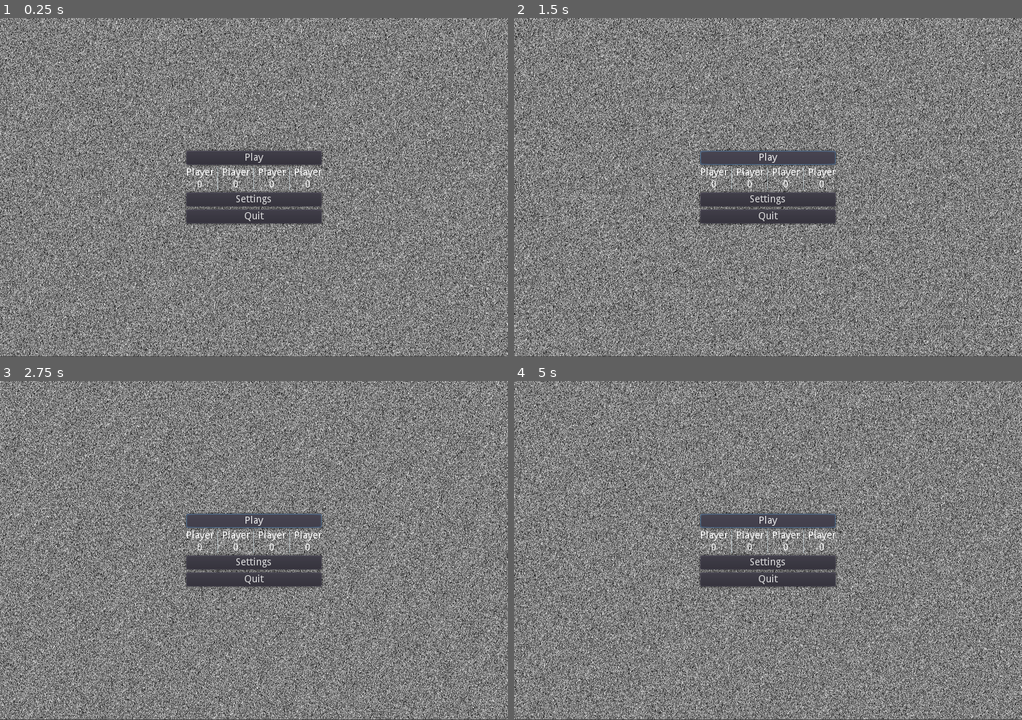
Above: before the commit, frames 1-4 (two rows, left to right).
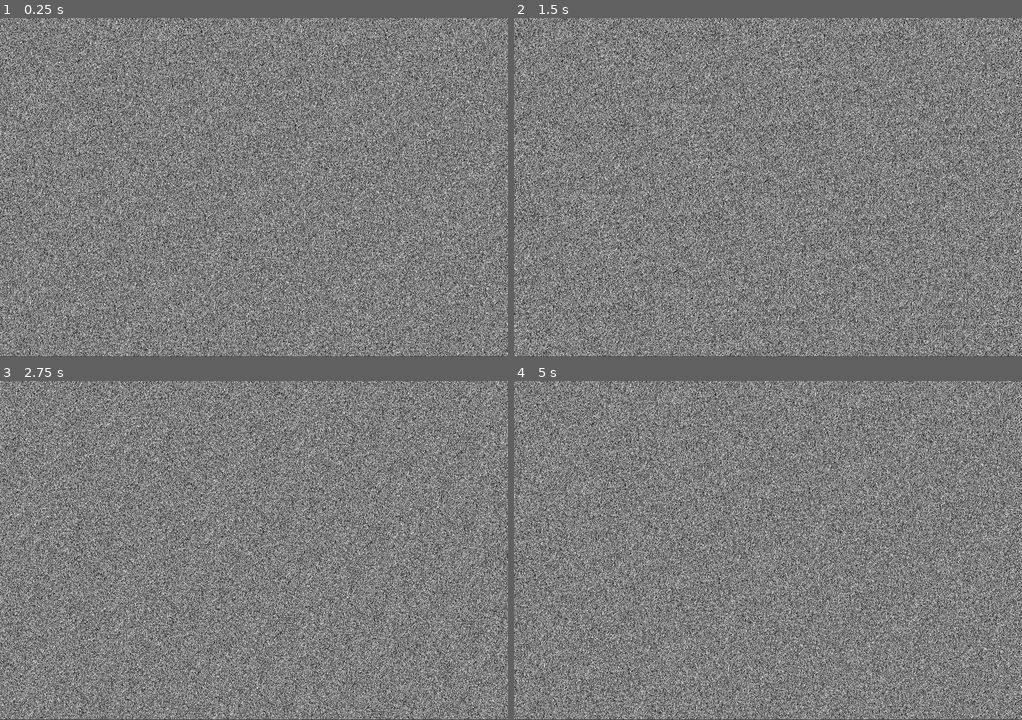
Above: after the commit, the same moments.

Repository: ssj71/nonlinearsnowballfight
Game: Godot game, scene res://Main.tscn
Two runs of this game, one before a commit and one after it. Both use one fixed random seed, a clock stepped at 60 frames per second and the inputs below.
Inputs (mouse positions are in pixels of both pictures, inside the frame that each line leads up to):
- Up to frame 1 (0.25 s): no input
- Up to frame 2 (1.5 s): click (768, 156) at 0.5 s, where only the run before the commit has a clickable "Play"; click (768, 156) at 1.25 s, where only the run before the commit has a clickable "Play"
- Up to frame 3 (2.75 s): hold Right from 2.03 s (still down); tap Space at 2.27 s
- Up to frame 4 (5 s): release Right at 2.78 s; hold Down 2.78-3.53 s; tap Space at 3.02 s; hold Right 3.53-4.28 s; hold Up from 4.28 s (still down)

The runs differ from the first frame. In frame 1, 3.5% of the frame differs, in the area x 36-64%, y 38-62%; in frame 2, 3.4%; in frame 3, 3.5%; in frame 4, 3.5%.
Error after the commit: Attempt to call function 'instance' in base 'null instance' on a null instance. (res://Main.gd:14)

Commit message:
menu cb

Diff:
--- a/menu.tscn
+++ b/menu.tscn
@@ -1,8 +1,10 @@
-[gd_scene load_steps=2 format=2]
-
-[ext_resource path="res://TitlePortable.svg" type="Texture" id=1]
+[gd_scene load_steps=3 format=2]
+
+[ext_resource path="res://menu.gd" type="Script" id=1]
+[ext_resource path="res://TitlePortable.svg" type="Texture" id=2]
 
 [node name="Node2D" type="Node2D"]
+script = ExtResource( 1 )
 
 [node name="CenterContainer" type="CenterContainer" parent="."]
 anchor_left = 0.0
@@ -25,10 +27,10 @@
 anchor_top = 0.0
 anchor_right = 0.0
 anchor_bottom = 0.0
-margin_left = 264.0
-margin_top = 186.0
-margin_right = 456.0
-margin_bottom = 293.0
+margin_left = 213.0
+margin_top = 177.0
+margin_right = 506.0
+margin_bottom = 302.0
 rect_pivot_offset = Vector2( 0, 0 )
 rect_clip_content = false
 mouse_filter = 1
@@ -42,7 +44,7 @@
 anchor_top = 0.0
 anchor_right = 0.0
 anchor_bottom = 0.0
-margin_right = 192.0
+margin_right = 293.0
 rect_pivot_offset = Vector2( 0, 0 )
 rect_clip_content = false
 mouse_filter = 0
@@ -56,16 +58,15 @@
 anchor_top = 0.0
 anchor_right = 0.0
 anchor_bottom = 0.0
-margin_left = 96.0
-margin_right = 396.0
-margin_bottom = 150.0
+margin_left = 146.0
+margin_right = 146.0
 rect_pivot_offset = Vector2( 0, 0 )
 rect_clip_content = false
 mouse_filter = 1
 mouse_default_cursor_shape = 0
 size_flags_horizontal = 4
 size_flags_vertical = 4
-texture = ExtResource( 1 )
+texture = ExtResource( 2 )
 expand = true
 stretch_mode = 0
 
@@ -75,8 +76,8 @@
 anchor_right = 0.0
 anchor_bottom = 0.0
 margin_top = 4.0
-margin_right = 192.0
-margin_bottom = 107.0
+margin_right = 293.0
+margin_bottom = 125.0
 rect_pivot_offset = Vector2( 0, 0 )
 rect_clip_content = false
 mouse_filter = 1
@@ -85,13 +86,32 @@
 size_flags_vertical = 8
 alignment = 0
 
+[node name="hint" type="Label" parent="CenterContainer/VBoxContainer2/VBoxContainer"]
+anchor_left = 0.0
+anchor_top = 0.0
+anchor_right = 0.0
+anchor_bottom = 0.0
+margin_right = 293.0
+margin_bottom = 14.0
+rect_pivot_offset = Vector2( 0, 0 )
+rect_clip_content = false
+mouse_filter = 2
+mouse_default_cursor_shape = 0
+size_flags_horizontal = 1
+size_flags_vertical = 4
+text = "Press shoot (spacebar, left shift) to join game!"
+percent_visible = 1.0
+lines_skipped = 0
+max_lines_visible = -1
+
 [node name="Play" type="Button" parent="CenterContainer/VBoxContainer2/VBoxContainer"]
 anchor_left = 0.0
 anchor_top = 0.0
 anchor_right = 0.0
 anchor_bottom = 0.0
-margin_right = 192.0
-margin_bottom = 20.0
+margin_top = 18.0
+margin_right = 293.0
+margin_bottom = 38.0
 rect_pivot_offset = Vector2( 0, 0 )
 rect_clip_content = false
 focus_mode = 2
@@ -112,9 +132,9 @@
 anchor_top = 0.0
 anchor_right = 0.0
 anchor_bottom = 0.0
-margin_top = 24.0
-margin_right = 192.0
-margin_bottom = 55.0
+margin_top = 42.0
+margin_right = 293.0
+margin_bottom = 73.0
 rect_pivot_offset = Vector2( 0, 0 )
 rect_clip_content = false
 mouse_filter = 0
@@ -124,12 +144,12 @@
 use_top_left = false
 
 [node name="Scores" type="HBoxContainer" parent="CenterContainer/VBoxContainer2/VBoxContainer/CenterContainer2"]
-editor/display_folded = true
-anchor_left = 0.0
-anchor_top = 0.0
-anchor_right = 0.0
-anchor_bottom = 0.0
-margin_right = 192.0
+anchor_left = 0.0
+anchor_top = 0.0
+anchor_right = 0.0
+anchor_bottom = 0.0
+margin_left = 50.0
+margin_right = 242.0
 margin_bottom = 31.0
 grow_horizontal = 2
 rect_pivot_offset = Vector2( 0, 0 )
@@ -273,9 +293,9 @@
 anchor_top = 0.0
 anchor_right = 0.0
 anchor_bottom = 0.0
-margin_top = 59.0
-margin_right = 192.0
-margin_bottom = 79.0
+margin_top = 77.0
+margin_right = 293.0
+margin_bottom = 97.0
 rect_pivot_offset = Vector2( 0, 0 )
 rect_clip_content = false
 focus_mode = 2
@@ -296,9 +316,9 @@
 anchor_top = 0.0
 anchor_right = 0.0
 anchor_bottom = 0.0
-margin_top = 83.0
-margin_right = 192.0
-margin_bottom = 103.0
+margin_top = 101.0
+margin_right = 293.0
+margin_bottom = 121.0
 rect_pivot_offset = Vector2( 0, 0 )
 rect_clip_content = false
 focus_mode = 2
@@ -313,3 +333,5 @@
 text = "Quit"
 flat = false
 align = 1
+
+[connection signal="pressed" from="CenterContainer/VBoxContainer2/VBoxContainer/Quit" to="." method="_on_Quit_pressed"]
